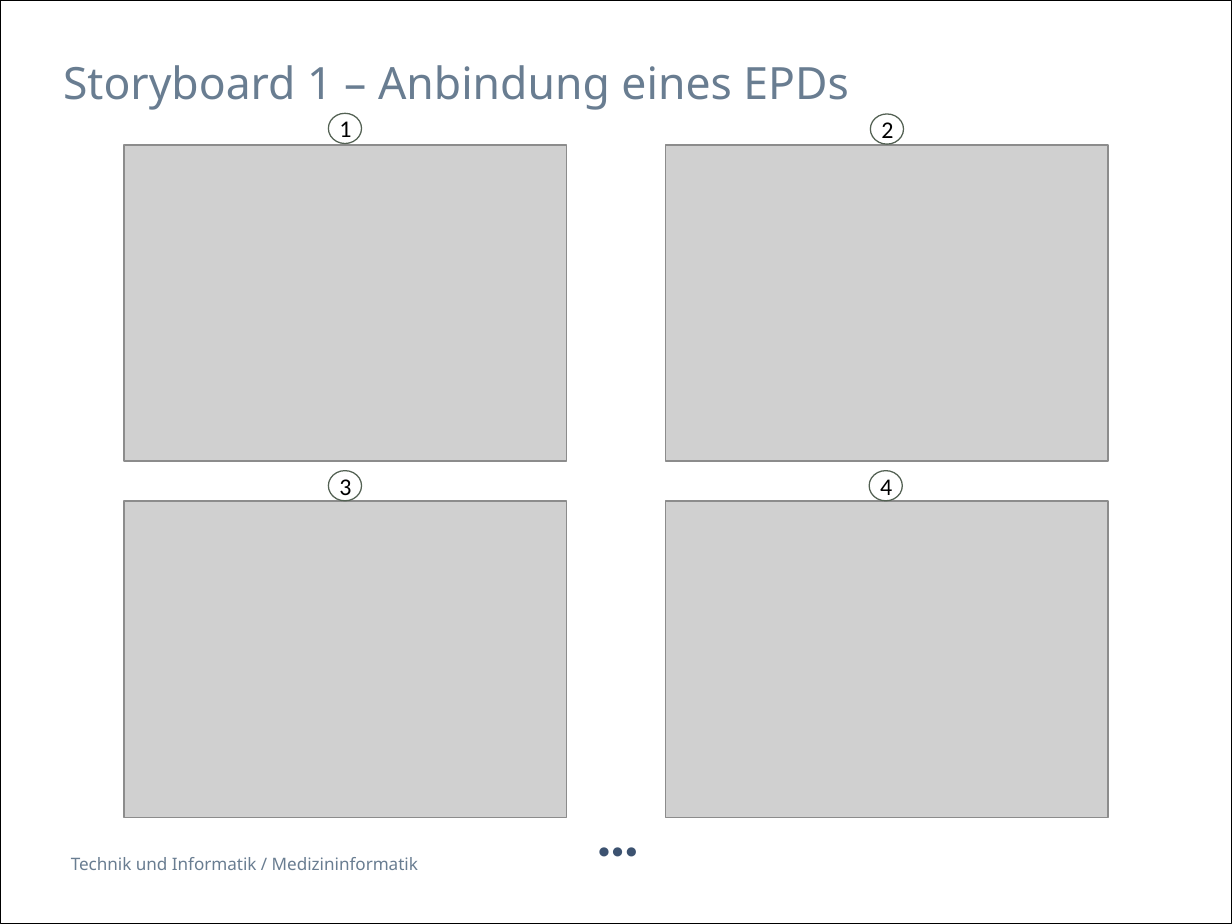
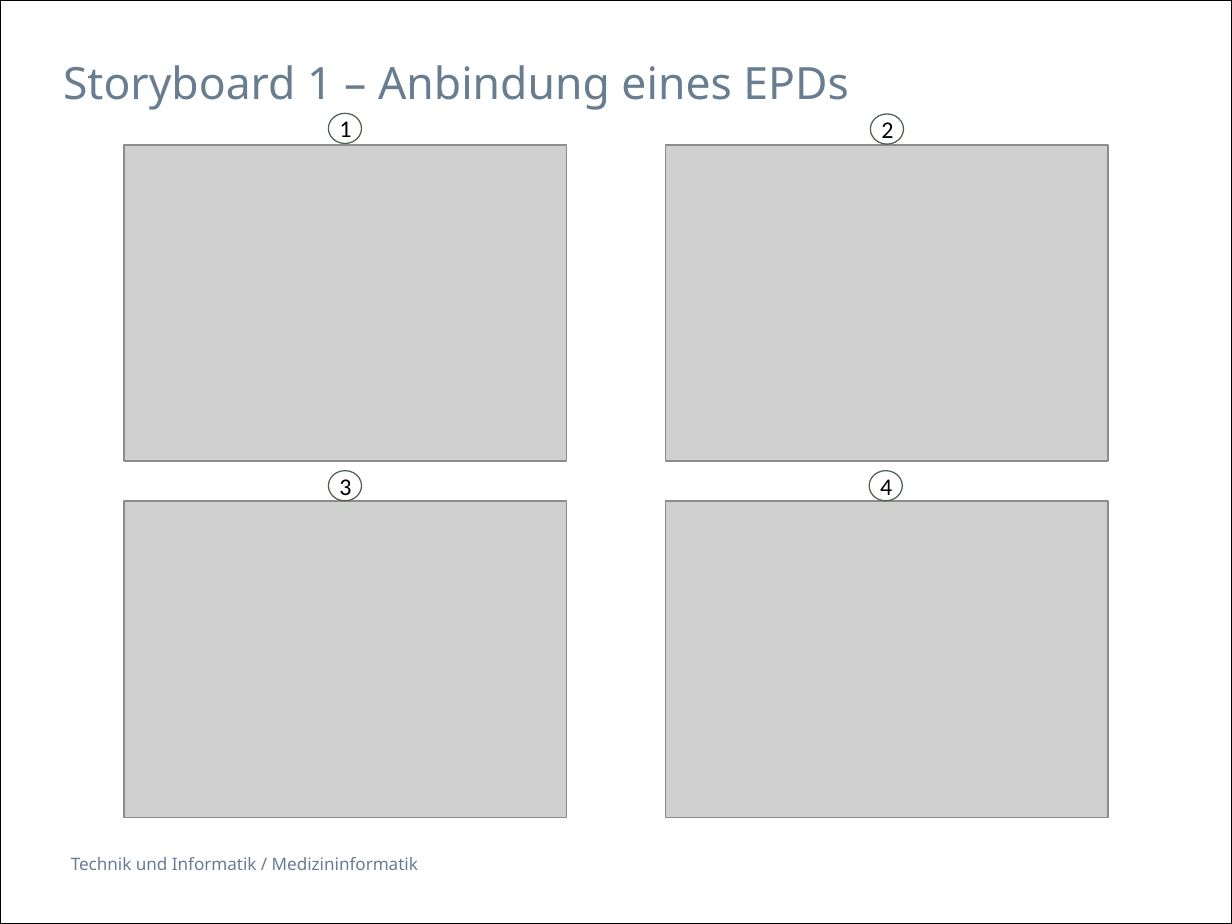
Before and after one commit to selvs1/ePsyDoc, a slide deck: slide 5 of doc/task-01/Präsentation/Task1_Doctor_Addiction.pptx (slide 4 before the commit). Drawn at 1232x924 pixels with LibreOffice and Linux fonts; fonts in the diff are those of the drawing; grey boxes stand for pictures. Boxes give left, top, right and bottom in pixels: in the first picture for what was removed or moved away, otherwise in the second. Text is boxed around its words. In the diff, an @@ line names an element or a change of style, - is before the commit and + after.

```diff
--- a/doc/task-01/Präsentation/Task1_Doctor_Addiction.pptx
+++ b/doc/task-01/Präsentation/Task1_Doctor_Addiction.pptx
@@ text removed at (584, 788, 654, 876) @@
-…
```
Also in this commit, not shown: 4 slides added, 1 slide removed.
